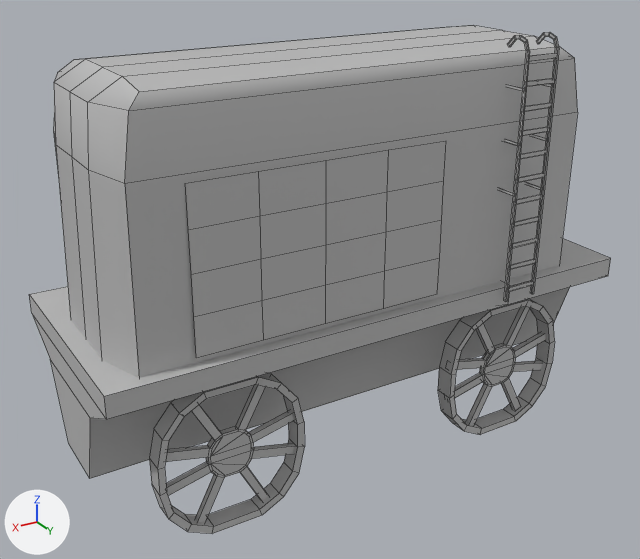
An edit to the FBX model Assets/Models/OutsideEnviro/Asset_TrainCarriage02Original.fbx, drawn before and after from the same camera.
Rendered twice from a 50 mm lens placed at (6.04, 9.25, 7.11), pointed at (0.47, -0.04, 2.47). The axes (+X, +Y, +Z) are drawn at lower left. The lights are the same throughout. Mesh edges are drawn as thin lines. Where no turn or scale is listed for an object, it has been applied to the vertices.
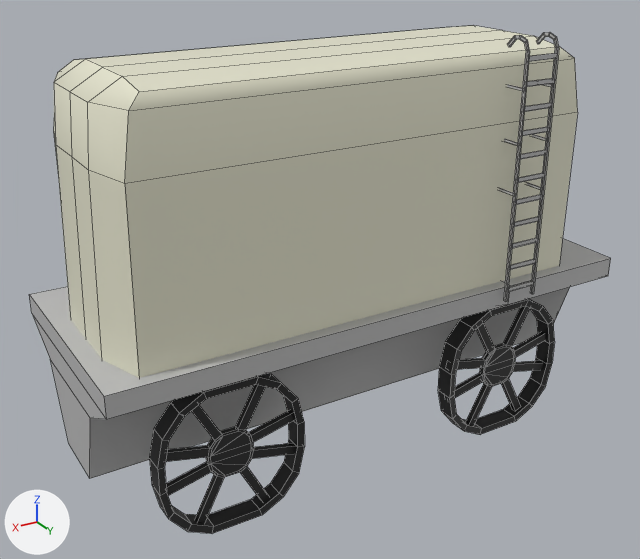
Location of each change, (x1, y1, x2, y2) in pixels of the pictures (640 x 559 px; the box of a moved part takes in the faces that stretch with it):
'polySurface26', reshaped, recoloured
    both: (29, 25, 611, 534)
part 1 of me_mesh, moved or reshaped (not visible afterwards)
    before: (185, 141, 446, 358)
part 2 of me_mesh, recoloured (grey to black)
    both: (438, 299, 555, 435)
part 3 of me_mesh, recoloured (grey to black)
    both: (149, 373, 305, 534)
part 4 of me_mesh, recoloured
    both: (54, 25, 578, 378)

Edits to the bpy script that builds the scene:
```text
Add mat_lambert24:
    mat_lambert24 = principled_material('lambert24')
    mat_lambert24.base_color = (0.794, 0.785, 0.622)  # white #e6e5cf
Add mat_lambert10:
    mat_lambert10 = principled_material('lambert10')
    mat_lambert10.base_color = (0.0194, 0.0194, 0.0194)  # black #262626
Change me_mesh:
    where me_mesh.from_pydata(...)  # 921 vertices, 790 faces; spans x -3.82..3.9, y -1.55..1.55, z 0.12..5.66
    used by ob_polysurface26; location = (0.0, 0.0, 0.0)
    me_mesh part 1: the loose piece of 25 vertices spanning x -0.46..2.82, y 1.28, z 2.55..4.52 is moved by (0.0, -0.25, 0.0)
    me_mesh part 2: 150 of the faces centred in x -2.7..-0.81, y 0.98..1.22, z 0.12..2.06 switch from mat_lambert1 (grey #bcbcbc) to mat_lambert10 (black #262626)
    me_mesh part 3: 150 of the faces centred in x 1.45..3.34, y 0.98..1.22, z 0.12..2.06 switch from mat_lambert1 (grey #bcbcbc) to mat_lambert10 (black #262626)
    me_mesh part 4: all 34 faces centred in x -2.78..3.62, y -1.15..1.25, z 3.51..5.5 switch from mat_lambert1 (grey #bcbcbc) to mat_lambert24 (white #e6e5cf)
```
